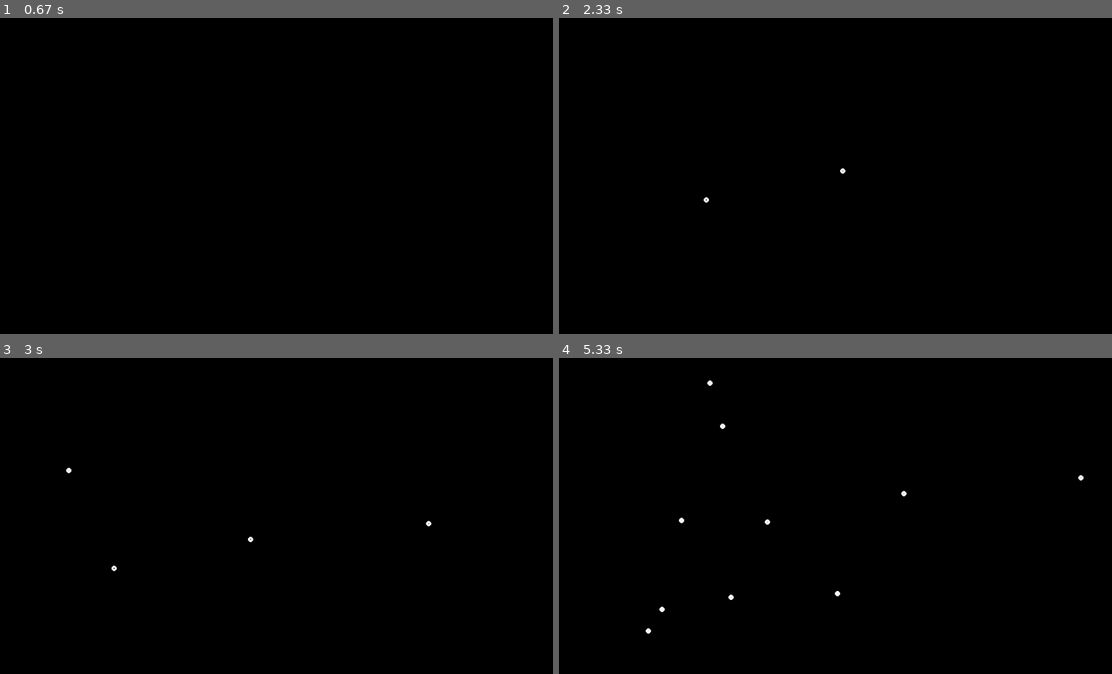
Above: before the commit, frames 1-4 (two rows, left to right).
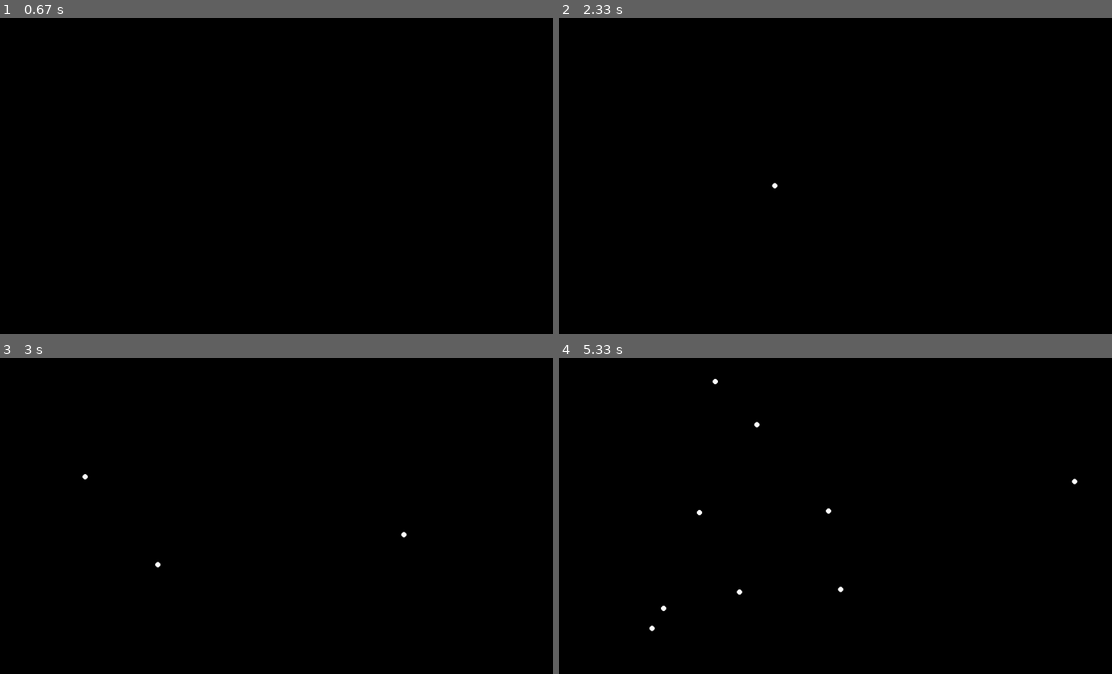
Above: after the commit, the same moments.

Repository: five-over-four/n-body-pygame
Game: pygame game, started from n-body-sim.py
The game is run twice, just before and just after one commit, with the same random seed, the same clock (stepped at 60 frames per second) and the same inputs.
Inputs (mouse positions are in pixels of both pictures, inside the frame that each line leads up to):
- Up to frame 1 (0.67 s): tap S at 0.33 s
- Up to frame 2 (2.33 s): click (841, 270) at 0.72 s; tap Space at 1, 1.4, 1.7 s; hold L 1.33-1.8 s; tap + at 1.83 s; click (912, 157) at 2.22 s
- Up to frame 3 (3 s): click (458, 497) at 2.55 s; click (22, 452) at 2.88 s
- Up to frame 4 (5.33 s): click (586, 566) at 3.22 s; hold - 3.5-3.97 s; tap Space at 3.57, 3.87 s; click (675, 636) at 3.58 s; click (669, 402) at 4.05 s; click (813, 629) at 4.38 s; click (619, 655) at 4.72 s; click (647, 617) at 5.05 s

Frame 1 is identical in both runs. In frame 2, less than 0.1% of the frame differs, in the area x 26-52%, y 47-59%; in frame 3, 0.1%; in frame 4, 0.3%, in the area x 15-95%, y 6-88%.

Commit message:
new save and load feature

Diff:
--- a/n-body-sim.py
+++ b/n-body-sim.py
@@ -1,5 +1,4 @@
 import pygame
-import math
 
 # under the hood
 class Settings:
@@ -11,12 +10,12 @@
         self.shot_factor = 3 # larger number means more sensitive shooting.
 
 class Body:
-    def __init__(self, x, y, m=1):
+    def __init__(self, x, y, m=1, v_x=0, v_y=0):
         self.x = x
         self.y = y
         self.m = m
-        self.v_x = 0 # velocity components x and y.
-        self.v_y = 0
+        self.v_x = v_x # velocity components.
+        self.v_y = v_y
 
     def acceleration(self, other):
         diff_vec = (self.x - other.x, self.y - other.y)
@@ -36,6 +35,32 @@
         self.x += self.v_x * settings.gravity_constant
         self.y += self.v_y * settings.gravity_constant
 
+def load_system(): # format: x-pos,y-pos,mass,x-velocity,y-velocity. one body per row. ex. 200,200,24.5,-4,2
+    import os
+    path = os.path.dirname(os.path.realpath(__file__))
+    os.chdir(path)
+    loaded_bodies = []
+    if "save.data" in os.listdir(path):
+        with open("save.data", "r") as f:
+            data = f.readlines()
+            for line in data:
+                loaded_bodies.append(Body(*[float(x) for x in line.split(",")]))
+    else:
+        with open("save.data", "w") as f:
+            pass
+    return loaded_bodies
+
+def save_system(bodies): # puts the current positions and masses into the save.data file.
+    with open("save.data", "w") as f:
+        for body in bodies:
+            f.write(f"{body.x},{body.y},{body.m},{body.v_x},{body.v_y}\n")
+
+def update_caption(paused, default_mass):
+    if paused:
+        pygame.display.set_caption(f"N-body simulation. Default mass: {int(default_mass)} (PAUSED)")
+    else:
+        pygame.display.set_caption(f"N-body simulation. Default mass: {int(default_mass)} (PLAYING)")
+
 def main(settings, screen):
 
     clock = pygame.time.Clock()
@@ -45,11 +70,11 @@
     center_COM_toggle = True    # system CENTER OF MASS is always kept centered.
     paused = False
     trails = []
-    trail_density = 5           # lower is more dense, >=1.
+    trail_density = 3           # lower is more dense, >=1.
     dot_count = 50              # per body
     default_mass = 32
     i = 0                       # just counts some stuff in the loop.
-    pygame.display.set_caption(f"N-body simulation. Default mass: {float(default_mass)}")
+    update_caption(paused, default_mass)
 
     while True:
 
@@ -61,18 +86,20 @@
             if not paused:
                 body.tick(bodies)
 
-        # draw trails
-        if i % trail_density == 0:
+        # make trails.
+        if i % trail_density == 0 and not paused:
             for body in bodies:
                 trails.append((body.x,body.y))
             if len(trails) > len(bodies) * dot_count: # dot_count dots per trail.
                 trails = trails[len(bodies)-1:]
+
+        # actually draw trails.
         b = len(trails)
         for k, trail in enumerate(trails):
             factor = (k % b) / b # makes sure the brightness is correct for each dot.
             pygame.draw.circle(screen, (255 * factor, 255 * factor, 255 * factor), trail, 1)
 
-        # draw the line and prospective body
+        # draw the line and prospective body.
         if mouse_toggle:
             pygame.draw.circle(screen, (255,0,0), shot, 5)
             pygame.draw.line(screen, (255,255,255), shot, pygame.mouse.get_pos())
@@ -96,14 +123,20 @@
                     trails.clear()
                 elif e.key == pygame.K_SPACE:
                     paused ^= True
+                    update_caption(paused, default_mass)
                 elif e.key == pygame.K_f:
                     center_COM_toggle ^= True
                 elif e.key == pygame.K_PLUS:
                     default_mass *= 2
-                    pygame.display.set_caption(f"N-body simulation. Default mass: {default_mass}")
+                    update_caption(paused, default_mass)
                 elif e.key == pygame.K_MINUS:
                     default_mass *= 1/2 if default_mass > 1 else 1
-                    pygame.display.set_caption(f"N-body simulation. Default mass: {default_mass}")
+                    update_caption(paused, default_mass)
+                elif e.key == pygame.K_l:
+                    bodies = load_system()
+                    trails.clear()
+                elif e.key == pygame.K_s:
+                    save_system(bodies)
                 if e.key == pygame.K_ESCAPE:
                     exit()
 
Binary file changed: README.md
Not shown, added: save.data
